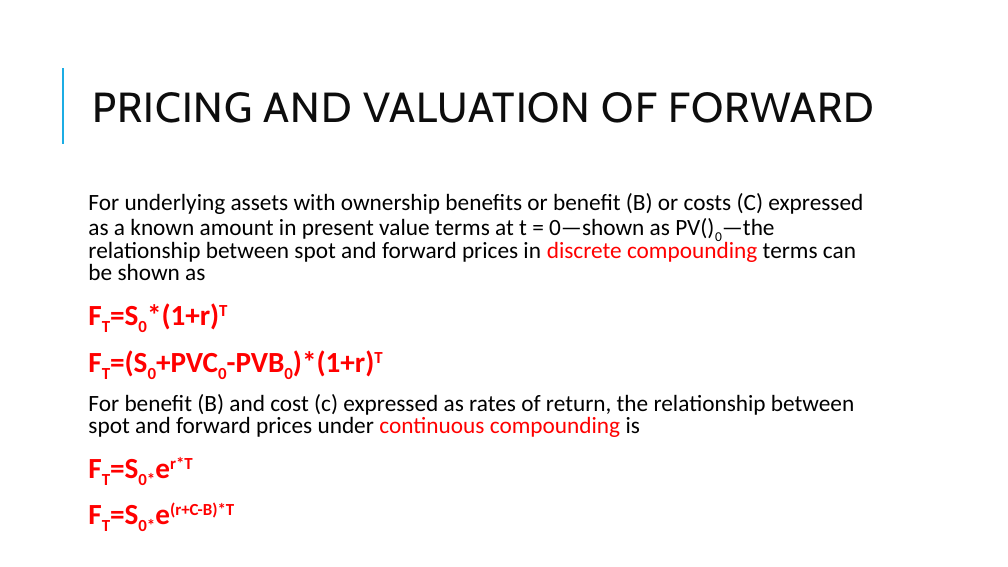
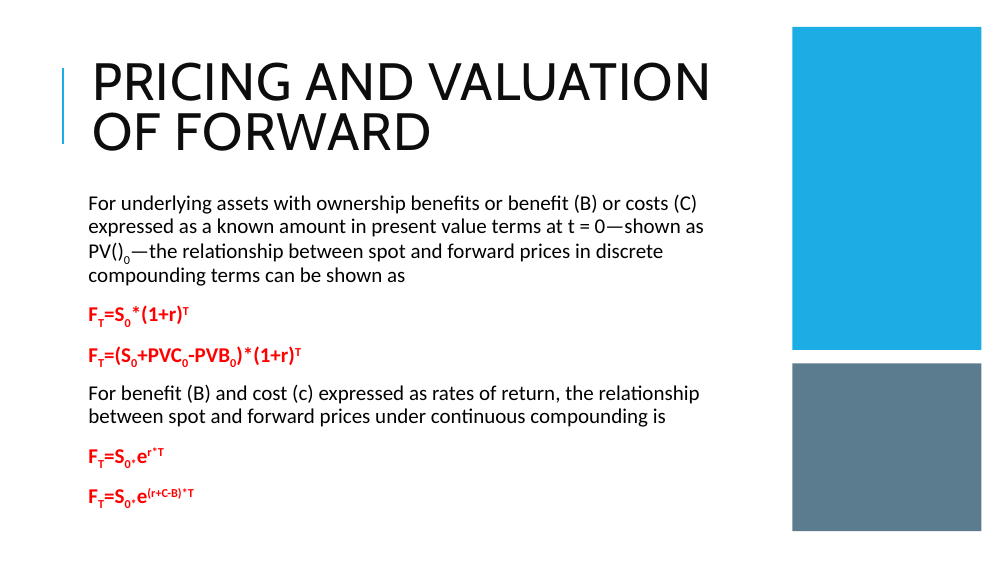
Before and after one commit to Isco0530/data, a slide deck: slide 51 of Derivatives.pptx. Drawn at 1008x567 pixels with LibreOffice and Linux fonts; fonts in the diff are those of the drawing. Boxes give left, top, right and bottom in pixels: in the first picture for what was removed or moved away, otherwise in the second. Text is boxed around its words. In the diff, an @@ line names an element or a change of style, - is before the commit and + after.

```diff
--- a/Derivatives.pptx
+++ b/Derivatives.pptx
@@ rectangle added at [792, 27, 982, 350], fill #1CADE4 @@
@@ title "PRICING AND VALUATION OF FORWARD" at [92, 62, 712, 151]: size 40 to 50 pt @@
@@ text "For underlying assets with ownership ..." at [88, 195, 704, 503]: size 22.2 to 20 pt in "For underlying assets with ownership benefits or ...", "For benefit (B) and cost (c) expressed ..."; text colour #FF0000 to #000000 in "discrete compounding", "continuous compounding"; size 27.8 to 20 pt in "FT=S0*(1+r)T", "FT=(S0+PVC0-PVB0)*(1+r)T", "FT=S0*er*T", "FT=S0*e(r+C-B)*T"; line spacing 0.8 to 0.9 @@
@@ rectangle added at [792, 364, 982, 532], fill #335B74 at 80% opacity @@
```
Also in this commit, not shown: 15 other slides changed, 1 other file.
